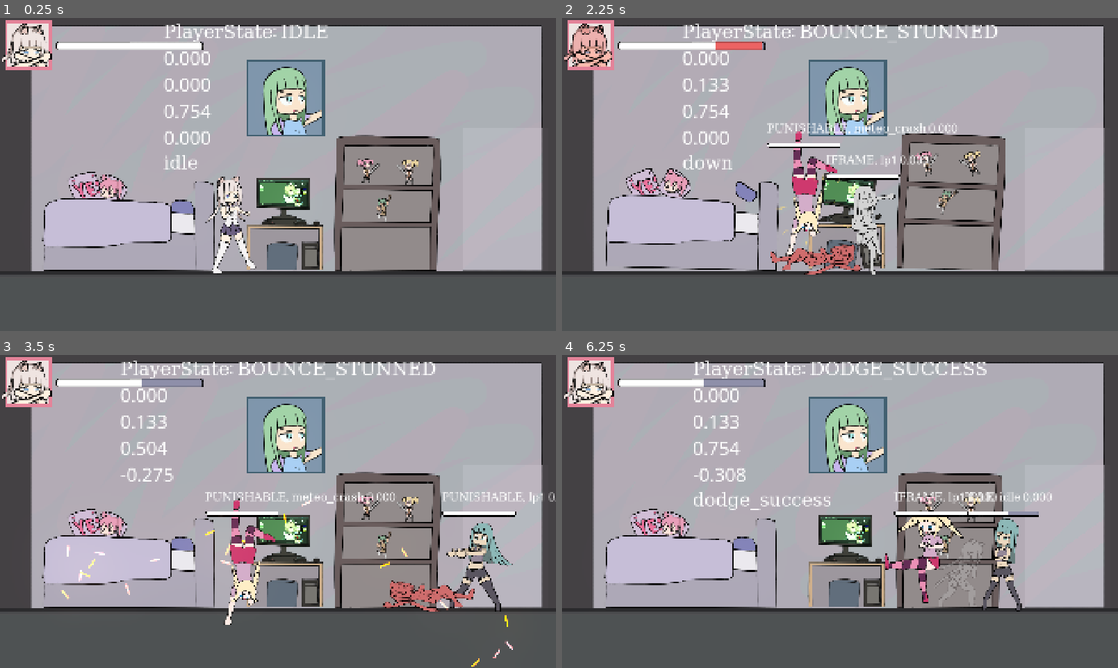
Above: before the commit, frames 1-4 (two rows, left to right).
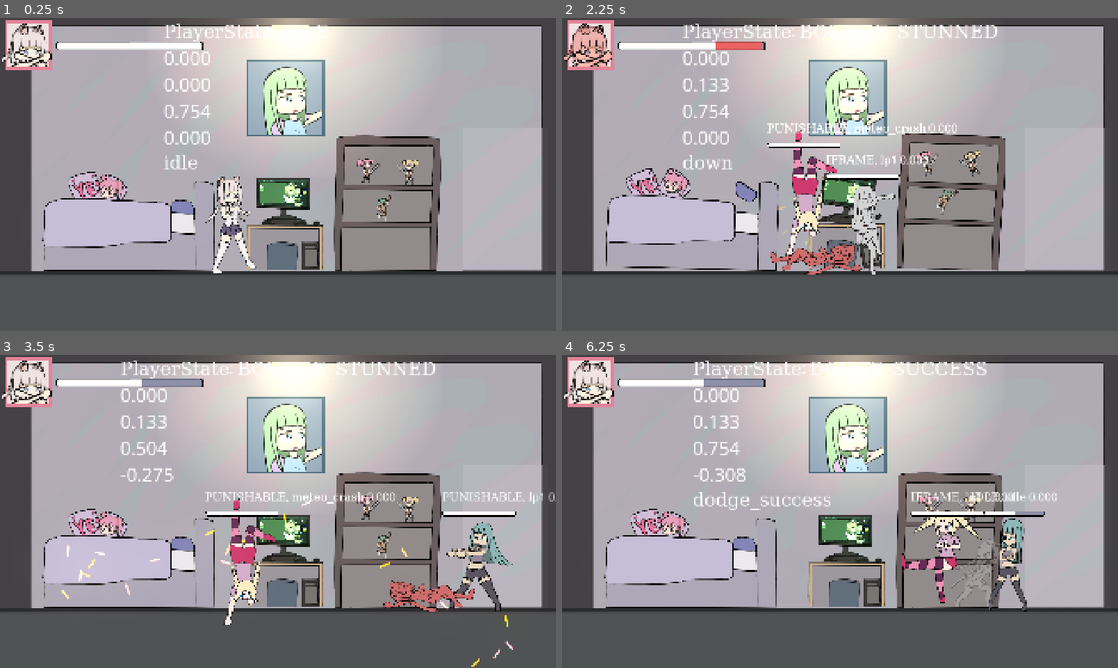
Above: after the commit, the same moments.

Repository: BeatMil/AnimuFight
Game: Godot game, scene res://scenes/stage01.tscn
The game is run twice, just before and just after one commit, with the same random seed, the same clock (stepped at 60 frames per second) and the same inputs. This scene is started directly instead of the project's main scene.
Inputs (mouse positions are in pixels of both pictures, inside the frame that each line leads up to):
- Up to frame 1 (0.25 s): no input
- Up to frame 2 (2.25 s): tap Enter (ui_accept) at 0.5, 0.77, 1.52 s; move the mouse to (962, 158) at 0.52 s; hold Space (block) 0.53-1.28 s; hold D (right) 0.53-2.03 s; click (962, 158) at 0.67 s; move the mouse to (728, 190) at 1.27 s; tap L (dodge) at 1.35 s; move the mouse to (895, 105) at 2.02 s; hold A (left) from 2.03 s (still down); hold , (execute) from 2.03 s (still down)
- Up to frame 3 (3.5 s): move the mouse to (250, 574) at 2.77 s; release A (left) at 2.78 s; release , (execute) at 2.78 s; hold D (right) from 2.78 s (still down); tap U (grab) at 2.85 s; click (250, 574) at 2.92 s; tap Enter (ui_accept) at 3.02 s
- Up to frame 4 (6.25 s): move the mouse to (1006, 558) at 3.52 s; hold J (hp) 3.53-4.28 s; tap Enter (ui_accept) at 3.77, 4.52, 6.02 s; move the mouse to (673, 464) at 4.27 s; release D (right) at 4.28 s; hold A (left) 4.28-5.03 s; tap K (lp) at 4.35 s; move the mouse to (867, 511) at 5.02 s; hold D (right) 5.03-5.78 s; hold Space (block) 5.03-5.78 s; click (867, 511) at 5.17 s; move the mouse to (756, 433) at 5.77 s; hold A (left) from 5.78 s (still down); tap L (dodge) at 5.85 s

The runs differ from the first frame. In frame 1, 12% of the frame differs, in the area x 32-74%, y 0-42%; in frame 2, 13%; in frame 3, 12%; in frame 4, 16%, in the area x 32-89%, y 0-82%.

Commit message:
Add toplight to stage01

Diff:
--- /dev/null
+++ b/nodes/hitsparks/light_particle.tscn
@@ -0,0 +1,58 @@
+[gd_scene load_steps=6 format=3 uid="uid://b6bmg4oltbwwi"]
+
+[ext_resource type="Script" uid="uid://cxlm7u372ve4g" path="res://scripts/hit_spark2.gd" id="1_ap6fr"]
+[ext_resource type="AudioStream" uid="uid://cj88rrwq4fria" path="res://media/sfxs/bomb.wav" id="3_bybs6"]
+
+[sub_resource type="ParticleProcessMaterial" id="ParticleProcessMaterial_k72xe"]
+particle_flag_disable_z = true
+direction = Vector3(0, 1, 0)
+initial_velocity_min = 300.0
+initial_velocity_max = 400.0
+scale_min = 8.0
+scale_max = 15.0
+color = Color(0.981995, 0.981995, 0.600785, 1)
+hue_variation_min = -0.22
+hue_variation_max = -2.23517e-08
+
+[sub_resource type="Animation" id="Animation_e43ln"]
+resource_name = "crash"
+length = 1.5
+tracks/0/type = "audio"
+tracks/0/imported = false
+tracks/0/enabled = true
+tracks/0/path = NodePath("AnimationPlayer/AudioStreamPlayer")
+tracks/0/interp = 1
+tracks/0/loop_wrap = true
+tracks/0/keys = {
+"clips": [{
+"end_offset": 0.0,
+"start_offset": 0.0,
+"stream": ExtResource("3_bybs6")
+}],
+"times": PackedFloat32Array(0)
+}
+tracks/0/use_blend = true
+
+[sub_resource type="AnimationLibrary" id="AnimationLibrary_47ax6"]
+_data = {
+&"crash": SubResource("Animation_e43ln")
+}
+
+[node name="LightParticle" type="Node2D"]
+script = ExtResource("1_ap6fr")
+
+[node name="Particles" type="Node2D" parent="."]
+
+[node name="GPUParticles2D" type="GPUParticles2D" parent="Particles"]
+lifetime = 6.0
+speed_scale = 5.0
+explosiveness = 1.0
+fixed_fps = 120
+process_material = SubResource("ParticleProcessMaterial_k72xe")
+
+[node name="AnimationPlayer" type="AnimationPlayer" parent="."]
+libraries = {
+&"": SubResource("AnimationLibrary_47ax6")
+}
+
+[node name="AudioStreamPlayer" type="AudioStreamPlayer" parent="AnimationPlayer"]
--- a/scenes/stage01.tscn
+++ b/scenes/stage01.tscn
@@ -29,6 +29,7 @@
 [ext_resource type="Texture2D" uid="uid://np2no54r3gdy" path="res://media/vfx/animu_fast_fx_3f.png" id="20_xgmne"]
 [ext_resource type="PackedScene" uid="uid://bdvm6x1ynbejn" path="res://nodes/stage01/shelf.tscn" id="25_qfycc"]
 [ext_resource type="AudioStream" uid="uid://ipghqhrcfviu" path="res://media/ost/beat_RCG_Detention_louder.wav" id="25_up7wt"]
+[ext_resource type="AudioStream" uid="uid://b1ca2dun1uldc" path="res://media/sfxs/GlassClash.wav" id="30_r2yrr"]
 
 [sub_resource type="Animation" id="Animation_4g6yn"]
 length = 0.001
@@ -303,6 +304,30 @@
 "transitions": PackedFloat32Array(1),
 "update": 0,
 "values": [Vector2(984, 280)]
+}
+tracks/13/type = "value"
+tracks/13/imported = false
+tracks/13/enabled = true
+tracks/13/path = NodePath("../Lights:position")
+tracks/13/interp = 1
+tracks/13/loop_wrap = true
+tracks/13/keys = {
+"times": PackedFloat32Array(0),
+"transitions": PackedFloat32Array(1),
+"update": 0,
+"values": [Vector2(1016, 40)]
+}
+tracks/14/type = "value"
+tracks/14/imported = false
+tracks/14/enabled = true
+tracks/14/path = NodePath("../Lights/topLight:visible")
+tracks/14/interp = 1
+tracks/14/loop_wrap = true
+tracks/14/keys = {
+"times": PackedFloat32Array(0),
+"transitions": PackedFloat32Array(1),
+"update": 1,
+"values": [true]
 }
 
 [sub_resource type="Animation" id="Animation_xgmne"]
@@ -479,6 +504,30 @@
 "update": 0,
 "values": [Vector2(984, 280), Vector2(984, 1744)]
 }
+tracks/14/type = "value"
+tracks/14/imported = false
+tracks/14/enabled = true
+tracks/14/path = NodePath("../Lights:position")
+tracks/14/interp = 1
+tracks/14/loop_wrap = true
+tracks/14/keys = {
+"times": PackedFloat32Array(0, 0.5),
+"transitions": PackedFloat32Array(1, 1),
+"update": 0,
+"values": [Vector2(1016, 40), Vector2(1016, 40)]
+}
+tracks/15/type = "value"
+tracks/15/imported = false
+tracks/15/enabled = true
+tracks/15/path = NodePath("../Lights/topLight:visible")
+tracks/15/interp = 1
+tracks/15/loop_wrap = true
+tracks/15/keys = {
+"times": PackedFloat32Array(0),
+"transitions": PackedFloat32Array(1),
+"update": 1,
+"values": [false]
+}
 
 [sub_resource type="AnimationLibrary" id="AnimationLibrary_k6ebi"]
 _data = {
@@ -601,6 +650,9 @@
 &"stage01_track_copyright": SubResource("Animation_apweq")
 }
 
+[sub_resource type="RectangleShape2D" id="RectangleShape2D_gfirb"]
+size = Vector2(160, 32)
+
 [sub_resource type="Gradient" id="Gradient_gfirb"]
 offsets = PackedFloat32Array(0, 0.25, 0.759399)
 colors = PackedColorArray(1, 1, 1, 1, 0.432584, 0.432584, 0.432584, 1, 0, 0, 0, 1)
@@ -611,6 +663,81 @@
 gradient = SubResource("Gradient_gfirb")
 fill = 1
 fill_from = Vector2(0.5, 0.5)
+
+[sub_resource type="Animation" id="Animation_siln8"]
+resource_name = "light_breaks"
+tracks/0/type = "audio"
+tracks/0/imported = false
+tracks/0/enabled = true
+tracks/0/path = NodePath("AnimationPlayer/AudioStreamPlayer2D")
+tracks/0/interp = 1
+tracks/0/loop_wrap = true
+tracks/0/keys = {
+"clips": [{
+"end_offset": 0.0,
+"start_offset": 0.0,
+"stream": ExtResource("30_r2yrr")
+}],
+"times": PackedFloat32Array(0)
+}
+tracks/0/use_blend = true
+tracks/1/type = "value"
+tracks/1/imported = false
+tracks/1/enabled = true
+tracks/1/path = NodePath(".:visible")
+tracks/1/interp = 1
+tracks/1/loop_wrap = true
+tracks/1/keys = {
+"times": PackedFloat32Array(0),
+"transitions": PackedFloat32Array(1),
+"update": 1,
+"values": [false]
+}
+tracks/2/type = "value"
+tracks/2/imported = false
+tracks/2/enabled = true
+tracks/2/path = NodePath("topLight:color")
+tracks/2/interp = 1
+tracks/2/loop_wrap = true
+tracks/2/keys = {
+"times": PackedFloat32Array(0),
+"transitions": PackedFloat32Array(1),
+"update": 0,
+"values": [Color(0.628985, 0.628985, 0.628985, 1)]
+}
+
+[sub_resource type="Animation" id="Animation_r2yrr"]
+length = 0.001
+tracks/0/type = "value"
+tracks/0/imported = false
+tracks/0/enabled = true
+tracks/0/path = NodePath(".:visible")
+tracks/0/interp = 1
+tracks/0/loop_wrap = true
+tracks/0/keys = {
+"times": PackedFloat32Array(0),
+"transitions": PackedFloat32Array(1),
+"update": 1,
+"values": [true]
+}
+tracks/1/type = "value"
+tracks/1/imported = false
+tracks/1/enabled = true
+tracks/1/path = NodePath("topLight:color")
+tracks/1/interp = 1
+tracks/1/loop_wrap = true
+tracks/1/keys = {
+"times": PackedFloat32Array(0),
+"transitions": PackedFloat32Array(1),
+"update": 0,
+"values": [Color(0.873376, 0.846046, 0.609001, 1)]
+}
+
+[sub_resource type="AnimationLibrary" id="AnimationLibrary_hw0fy"]
+_data = {
+&"RESET": SubResource("Animation_r2yrr"),
+&"light_breaks": SubResource("Animation_siln8")
+}
 
 [node name="Stage01" type="Node2D"]
 script = ExtResource("1_peto1")
@@ -818,6 +945,7 @@
 [node name="WallInvi" parent="." instance=ExtResource("11_g2h18")]
 position = Vector2(2146, 352)
 scale = Vector2(1.64324, 1)
+collision_layer = 0
 
 [node name="CameraPos" type="Marker2D" parent="."]
 position = Vector2(942, 683)
@@ -1052,18 +1180,41 @@
 scale = Vector2(2966.4, 27.747)
 
 [node name="Lights" type="Node2D" parent="."]
-visible = false
+position = Vector2(1016, 40)
+
+[node name="topLight" type="Polygon2D" parent="Lights"]
+position = Vector2(-16, -8)
+color = Color(0.873376, 0.846046, 0.609001, 1)
+polygon = PackedVector2Array(-64, -8, -64, 8, 64, 8, 64, -8)
+
+[node name="Area2D" type="Area2D" parent="Lights/topLight"]
+
+[node name="CollisionShape2D" type="CollisionShape2D" parent="Lights/topLight/Area2D"]
+position = Vector2(0, 120)
+shape = SubResource("RectangleShape2D_gfirb")
 
 [node name="PointLight2D" type="PointLight2D" parent="Lights"]
-position = Vector2(800, 624)
+color = Color(0.819067, 0.645039, 0.420307, 1)
 texture = SubResource("GradientTexture2D_r2yrr")
 texture_scale = 16.0
 
 [node name="CanvasModulate" type="CanvasModulate" parent="Lights"]
+visible = false
 color = Color(0.345776, 0.364926, 0.547521, 1)
+
+[node name="AnimationPlayer" type="AnimationPlayer" parent="Lights"]
+libraries = {
+&"": SubResource("AnimationLibrary_hw0fy")
+}
+
+[node name="AudioStreamPlayer2D" type="AudioStreamPlayer2D" parent="Lights/AnimationPlayer"]
+position = Vector2(1000, 32)
+attenuation = 0.5
+bus = &"LouderBus"
 
 [connection signal="body_entered" from="DebrisArea2D" to="." method="_on_debris_area_2d_body_entered"]
 [connection signal="body_entered" from="BounceToLeft" to="." method="_on_bounce_to_left_body_entered"]
 [connection signal="body_entered" from="BounceToRight" to="." method="_on_bounce_to_right_body_entered"]
 [connection signal="body_entered" from="HelicopSpawn" to="." method="_on_helicop_spawn_body_entered"]
 [connection signal="body_entered" from="BounceBossBack" to="." method="_on_bounce_boss_back_body_entered"]
+[connection signal="body_entered" from="Lights/topLight/Area2D" to="." method="_on_area_2d_body_entered"]
--- a/scripts/stage_01.gd
+++ b/scripts/stage_01.gd
@@ -1,8 +1,9 @@
 extends Node2D
 
 
-var DEBRIS = preload("res://nodes/debris.tscn")
-var DEBRIS_UP = preload("res://nodes/debris_upward.tscn")
+const DEBRIS = preload("res://nodes/debris.tscn")
+const DEBRIS_UP = preload("res://nodes/debris_upward.tscn")
+const LIGHT_PARTICLE = preload("res://nodes/hitsparks/light_particle.tscn")
 const BOSS_BOUNCE_SFX = preload("res://media/sfxs/unequip01.wav")
 
 @onready var debris_animation_player: AnimationPlayer = $DebrisArea2D/AnimationPlayer
@@ -18,6 +19,8 @@
 @onready var boss_bounce_player: AudioStreamPlayer = $BounceBossBack/BossBouncePlayer
 @onready var sky_animation_player: AnimationPlayer = $ParallaxBackground/SkyBackground/AnimationPlayer
 @onready var enemy_spawner_new: Node2D = $EnemySpawnerNew
+@onready var light_player: AnimationPlayer = $Lights/AnimationPlayer
+@onready var topLight_area_2d: Area2D = $Lights/topLight/Area2D
 
 
 signal shoot_up_house
@@ -109,3 +112,12 @@
 			body._push_direct(Vector2(-200, -200))
 		else:
 			body._push_direct(Vector2(200, -200))
+
+
+func _on_area_2d_body_entered(_body: Node2D) -> void:
+	var part = LIGHT_PARTICLE.instantiate()
+	part.position = light_player.get_parent().position
+	add_child(part)
+	light_player.play("light_breaks")
+	topLight_area_2d.queue_free()
+	# topLight_area_2d.monitoring = false
Not shown, added: media/sfxs/GlassClash.wav.import
Not shown: 1 places in scenes/stage01.tscn that only renumber resources
Not shown, added: media/sfxs/GlassClash.wav
